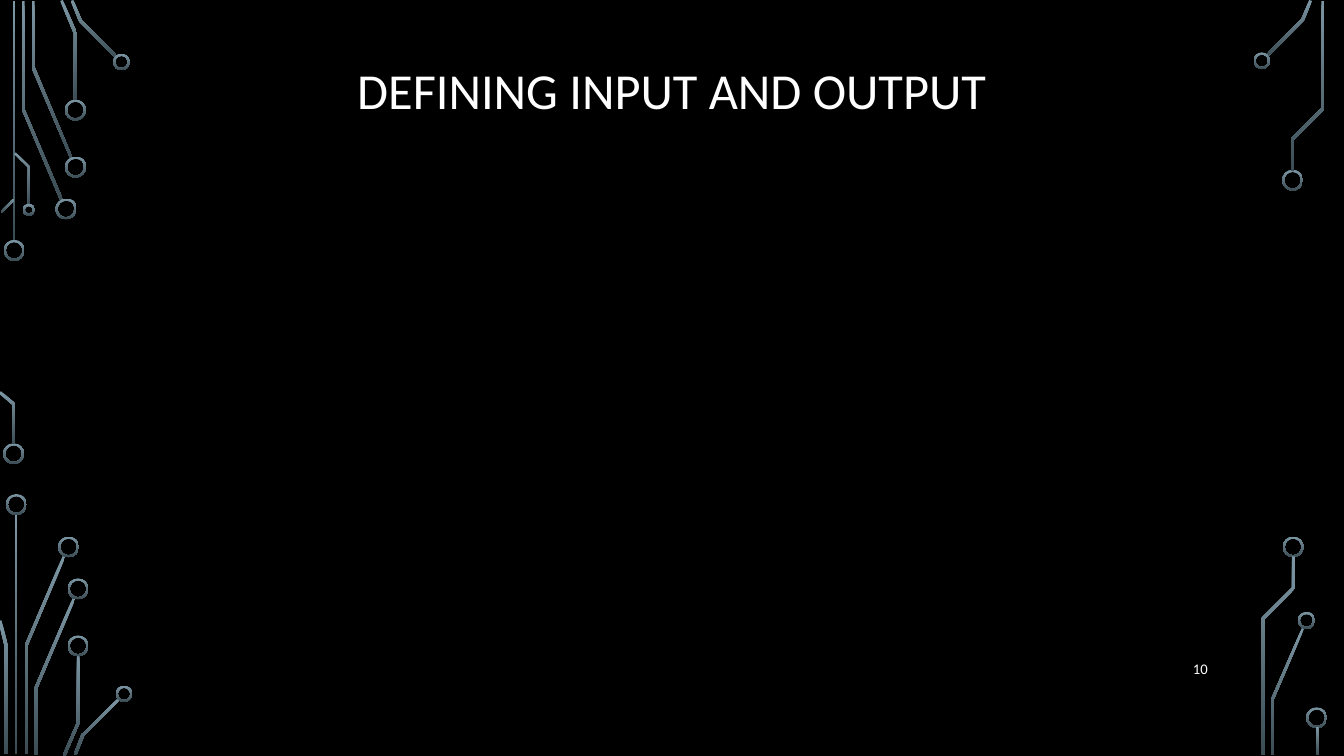
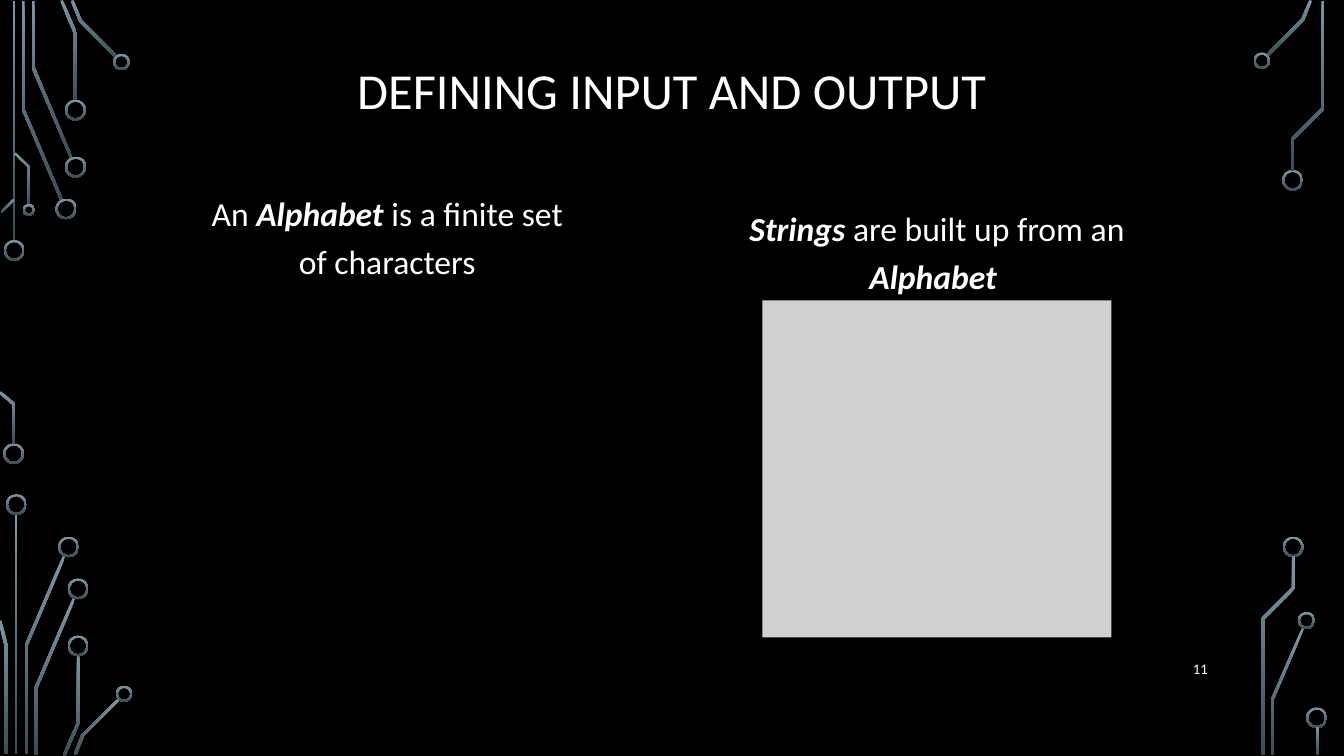
Before and after one commit to markfloryan/dmt2, a slide deck: slide 11 of slides/01-WhatIsAComputer.pptx (slide 10 before the commit). Drawn at 1344x756 pixels with LibreOffice and Linux fonts; fonts in the diff are those of the drawing; grey boxes stand for pictures; background and template pictures are left out. Boxes give left, top, right and bottom in pixels: in the first picture for what was removed or moved away, otherwise in the second. Text is boxed around its words. In the diff, an @@ line names an element or a change of style, - is before the commit and + after.

```diff
--- a/slides/01-WhatIsAComputer.pptx
+++ b/slides/01-WhatIsAComputer.pptx
@@ text added at [212, 202, 563, 275], 24 pt, text #FFFFFF @@
+An Alphabet is a finite set of characters
@@ text added at [749, 217, 1125, 295], 24 pt, text #FFFFFF @@
+Strings are built up from an Alphabet
@@ picture added at [762, 300, 1111, 637] @@
@@ page number at [1193, 664, 1208, 674]: text changed @@
-10
+11
```
Also in this commit, not shown: 4 other slides changed, 1 slide added, 1 other file.
